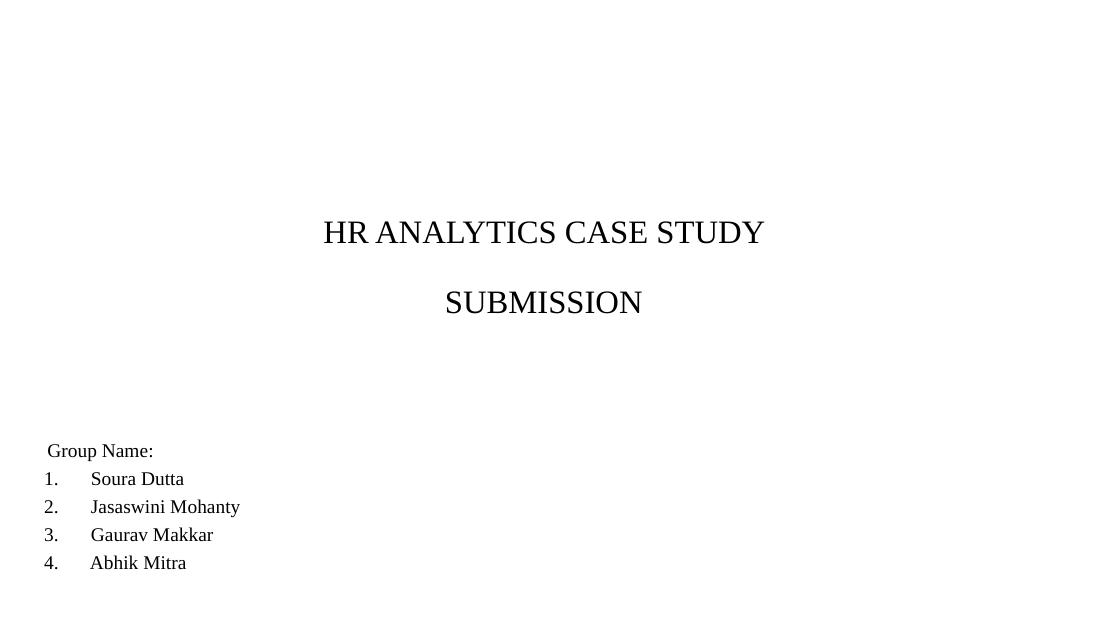
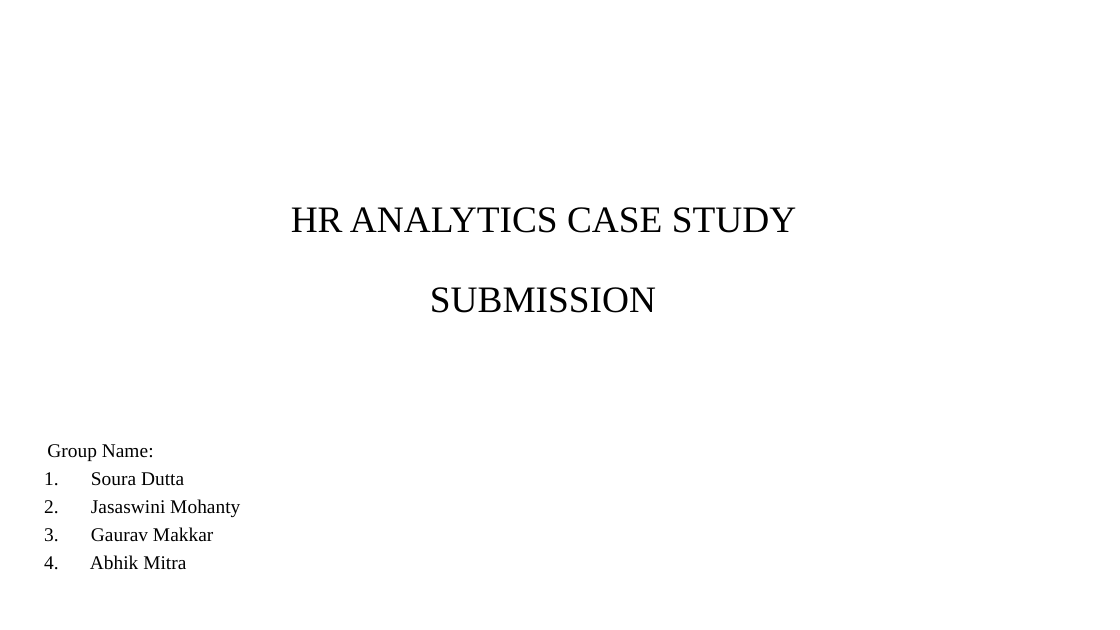
Before and after one commit to gaurav007x/HR-Analytics, a slide deck: slide 1 of HR Analytics Presentation.pptx. Drawn at 1120x630 pixels with LibreOffice and Linux fonts; fonts in the diff are those of the drawing; background and template pictures are left out. Boxes give left, top, right and bottom in pixels: in the first picture for what was removed or moved away, otherwise in the second. Text is boxed around its words. In the diff, an @@ line names an element or a change of style, - is before the commit and + after.

Commit message:
The final presentation in both pdf and .pptx format

```diff
--- a/HR Analytics Presentation.pptx
+++ b/HR Analytics Presentation.pptx
@@ title "HR ANALYTICS CASE STUDY SUBMISSION" at [291, 207, 796, 313]: size 28 to 32 pt @@
```
Also in this commit, not shown: 3 other slides changed, 4 slides added, 4 slides removed, 1 other file.
